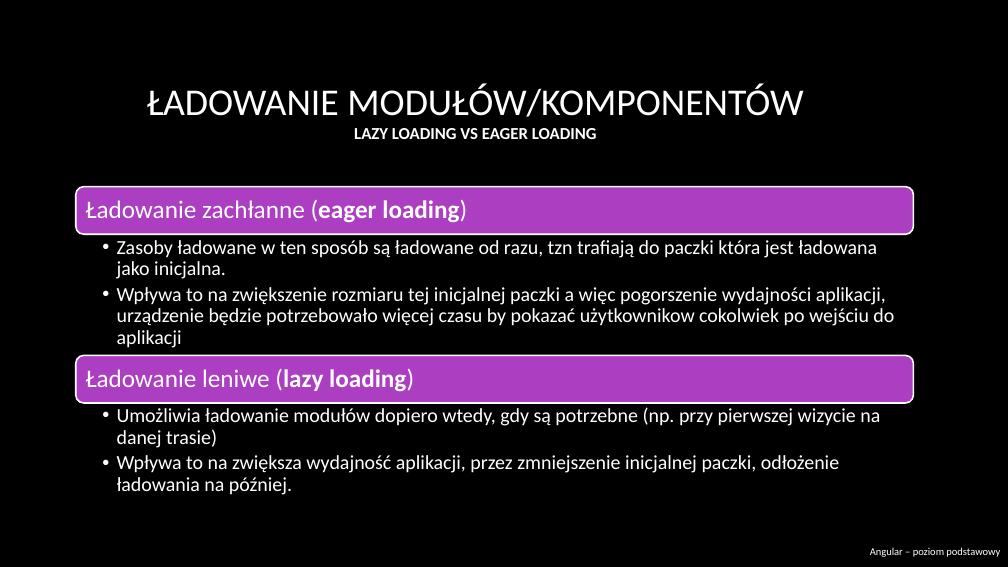
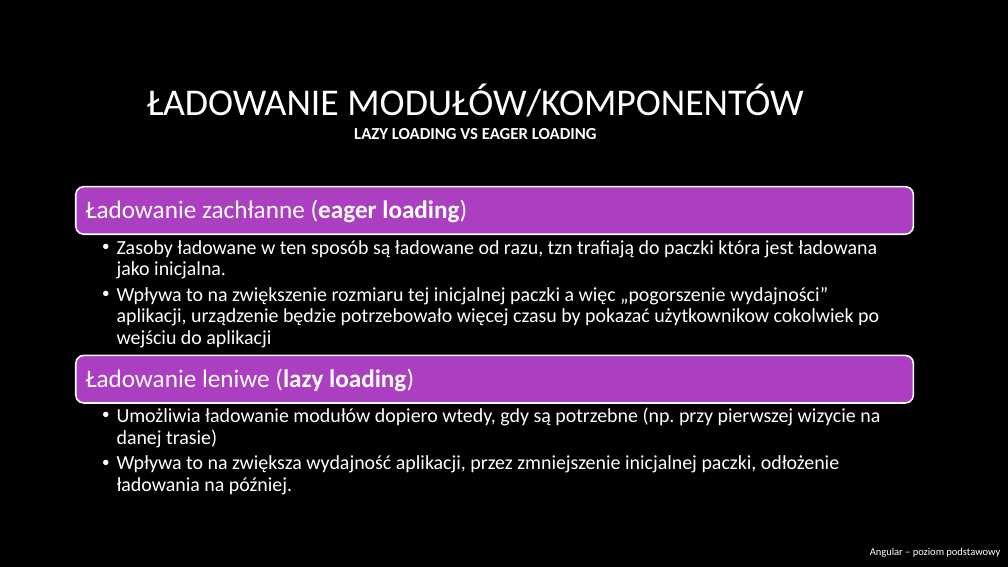
Before and after one commit to RafalSzczuka/angular-course-pfr, a slide deck: slide 64 of prezentacja/Angular beginner.pptx. Drawn at 1008x567 pixels with LibreOffice and Linux fonts; fonts in the diff are those of the drawing; background and template pictures are left out. Boxes give left, top, right and bottom in pixels: in the first picture for what was removed or moved away, otherwise in the second. Text is boxed around its words. In the diff, an @@ line names an element or a change of style, - is before the commit and + after.

```diff
--- a/prezentacja/Angular beginner.pptx
+++ b/prezentacja/Angular beginner.pptx
@@ text at (x1=117, y1=287, x2=879, y2=348): text changed @@
-  • Wpływa to na zwiększenie rozmiaru tej inicjalnej paczki a więc pogorszenie wydajności aplikacji, urządzenie będzie potrzebowało więcej czasu by pokazać użytkownikow cokolwiek po wejściu do aplikacji
+  • Wpływa to na zwiększenie rozmiaru tej inicjalnej paczki a więc „pogorszenie wydajności” aplikacji, urządzenie będzie potrzebowało więcej czasu by pokazać użytkownikow cokolwiek po wejściu do aplikacji
```
Also in this commit, not shown: 19 other slides changed, 2 slides added, 2 slides removed, 2 other files.
